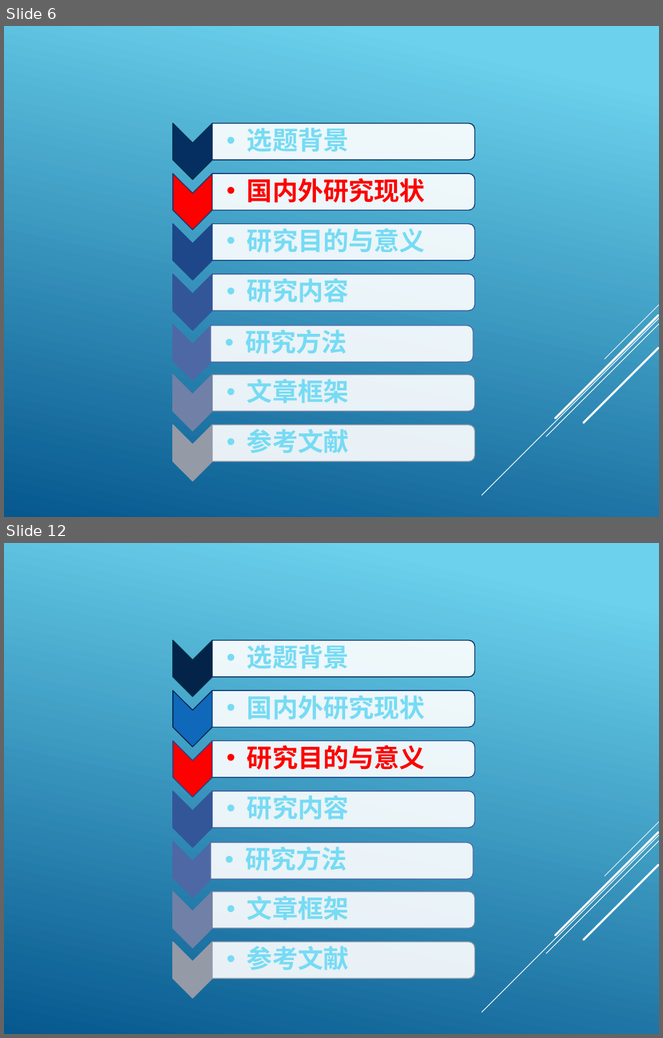
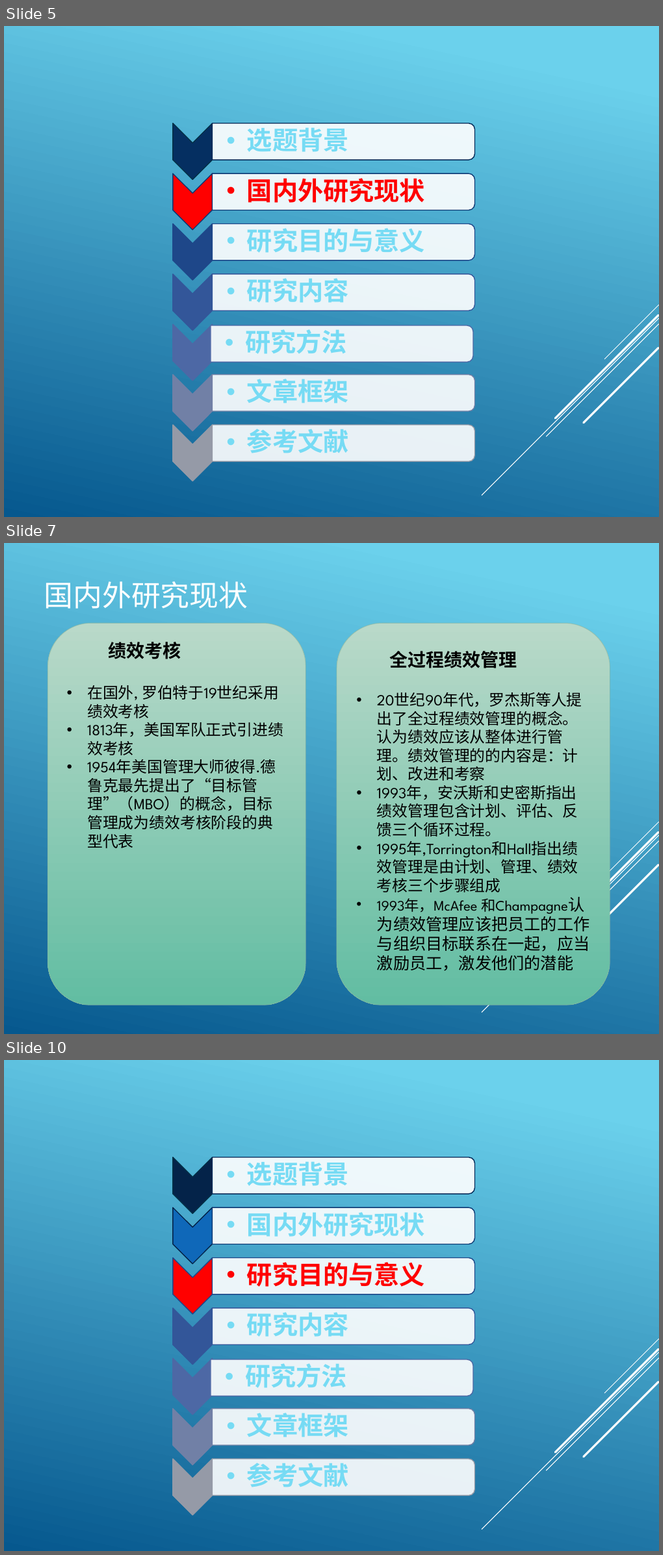
Before and after one commit to HJ8905/MyDocument, a slide deck: MBA/开题报告 .pptx. Shown one above the other, each under a label of ours: slides 6 and 12 before the commit, slides 5, 7 and 10 after it; the slides between them are not shown. The pictures are 663x1038 and 663x1555 pixels, drawn with LibreOffice and Linux fonts; fonts in the diff are those of the drawing. Boxes give left, top, right and bottom in pixels: in the first picture for what was removed or moved away, otherwise in the second. Text is boxed around its words. In the diff, an @@ line names an element or a change of style, - is before the commit and + after.

```diff
--- a/MBA/开题报告 .pptx
+++ b/MBA/开题报告 .pptx
@@ slide 7 added at [4,543,659,1034], background gradient #6ED2EB to #06588E; not listed: 5 template elements that a slide beside it also shows @@
@@ title added at [44,581,248,609], 32 pt, text #FFFFFF @@
+国内外研究现状
@@ rounded rectangle added at [48,623,306,1005], fill gradient #B9DACA to #63BEA2, outline #8AB7A1 0.75 pt, 17 pt, text #000000 @@
+绩效考核
+• 在国外, 罗伯特于19世纪采用绩效考核
+• 1813年，美国军队正式引进绩效考核
+• 1954年美国管理大师彼得.德鲁克最先提出了“目标管理”（MBO）的概念，目标管理成为绩效考核阶段的典型代表
@@ rounded rectangle added at [337,623,610,1005], fill gradient #B9DACA to #63BEA2, outline #8AB7A1 0.75 pt, 17 pt, text #000000 @@
+全过程绩效管理
+• 20世纪90年代，罗杰斯等人提出了全过程绩效管理的概念。认为绩效应该从整体进行管理。绩效管理的的内容是：计划、改进和考察
+• 1993年，安沃斯和史密斯指出绩效管理包含计划、评估、反馈三个循环过程。
+• 1995年,Torrington和Hall指出绩效管理是由计划、管理、绩效考核三个步骤组成
+• 1993年，McAfee 和Champagne认为绩效管理应该把员工的工作与组织目标联系在一起，应当激励员工，激发他们的潜能
@@ what was slide 6 is now slide 5 @@
@@ what was slide 12 is now slide 10 @@
```
Also in this commit, not shown: 2 slides changed, 3 other slides added, 6 slides removed, 1 other file.
